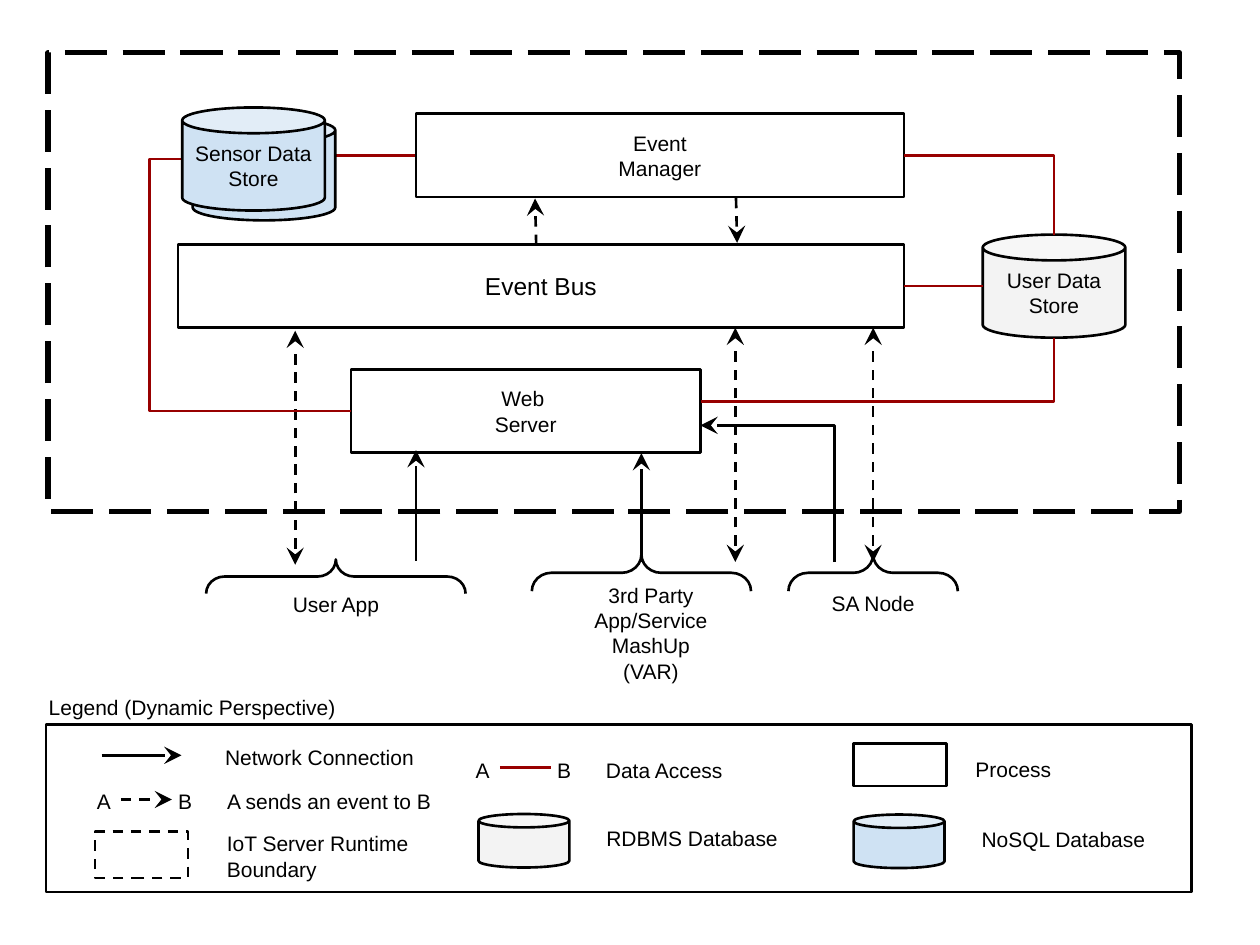
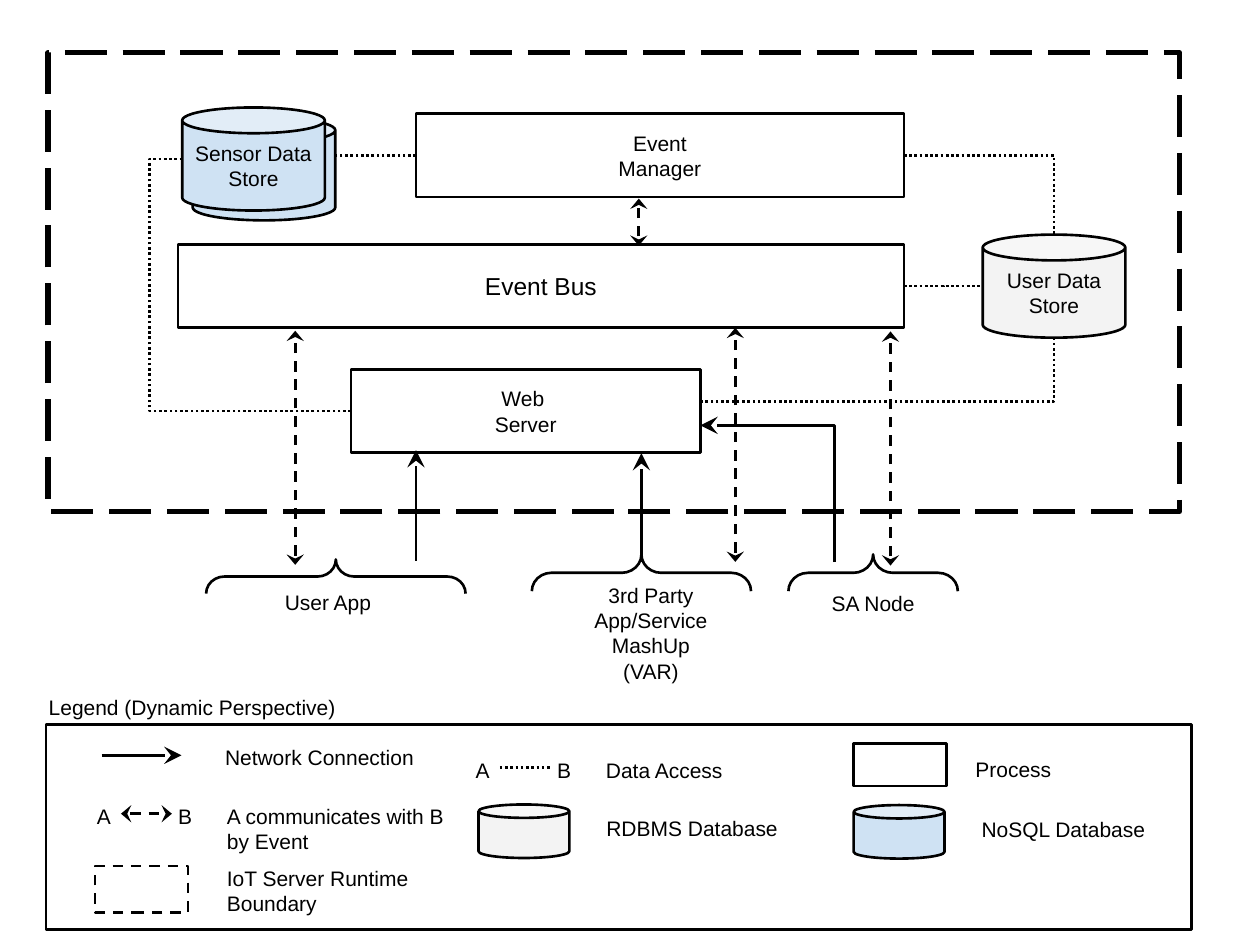
Before and after one commit to junggil/2015_CMU_StudioProject, a slide deck: slide 3 of DOCS/2015-06-18- Version 0.9/Studio project diagrams for document.pptx. Drawn at 1260x945 pixels with LibreOffice and Linux fonts; fonts in the diff are those of the drawing. Boxes give left, top, right and bottom in pixels: in the first picture for what was removed or moved away, otherwise in the second. Text is boxed around its words. In the diff, an @@ line names an element or a change of style, - is before the commit and + after.

```diff
--- a/DOCS/2015-06-18- Version 0.9/Studio project diagrams for document.pptx
+++ b/DOCS/2015-06-18- Version 0.9/Studio project diagrams for document.pptx
@@ elbow line (350, 411) - (183, 159): stroke #980000 1.5 pt to #000000 1.5 pt dashed @@
@@ elbow line (416, 155) - (336, 155): stroke #980000 1.5 pt to #000000 1.5 pt dashed @@
@@ elbow line (903, 155) - (1055, 234): stroke #980000 1.5 pt to #000000 1.5 pt dashed @@
@@ arrow removed from (537, 244) to (536, 199) @@
@@ arrow moved from (737, 243) - (736, 197) to (639, 246) - (639, 199) @@
@@ arrow (639, 246) - (639, 199): arrow to double arrow @@
@@ elbow line (903, 286) - (983, 286): stroke #980000 1.5 pt to #000000 1.5 pt dashed @@
@@ elbow line (1055, 338) - (701, 402): stroke #980000 1.5 pt to #000000 1.5 pt dashed @@
@@ double arrow moved from (873, 562) - (873, 328) to (891, 566) - (891, 331) @@
@@ text "User App" moved from (x1=293, y1=597, x2=379, y2=616) to (x1=285, y1=595, x2=371, y2=615) @@
@@ rectangle resized from (x1=47, y1=724, x2=1192, y2=892) to (x1=47, y1=724, x2=1192, y2=930) @@
@@ line (500, 767) - (551, 767): stroke #980000 1.5 pt to #000000 1.5 pt dashed @@
@@ text at (x1=227, y1=808, x2=444, y2=853): text changed @@
-A sends an event to B
+A communicates with B by Event
@@ 2 texts, 2 cylinders moved together from (x1=479, y1=814, x2=1145, y2=868) to (x1=479, y1=805, x2=1145, y2=858) @@
@@ 2 texts, 1 double arrow moved together from (x1=97, y1=794, x2=192, y2=809) to (x1=97, y1=809, x2=192, y2=824) @@
@@ arrow (121, 814) - (171, 814): arrow to double arrow @@
@@ rectangle moved from (x1=94, y1=832, x2=188, y2=878) to (x1=94, y1=866, x2=188, y2=912) @@
@@ text "IoT Server Runtime Boundary" moved from (x1=227, y1=835, x2=408, y2=881) to (x1=227, y1=870, x2=408, y2=916) @@
```
Also in this commit, not shown: 8 other slides changed, 4 other files.
